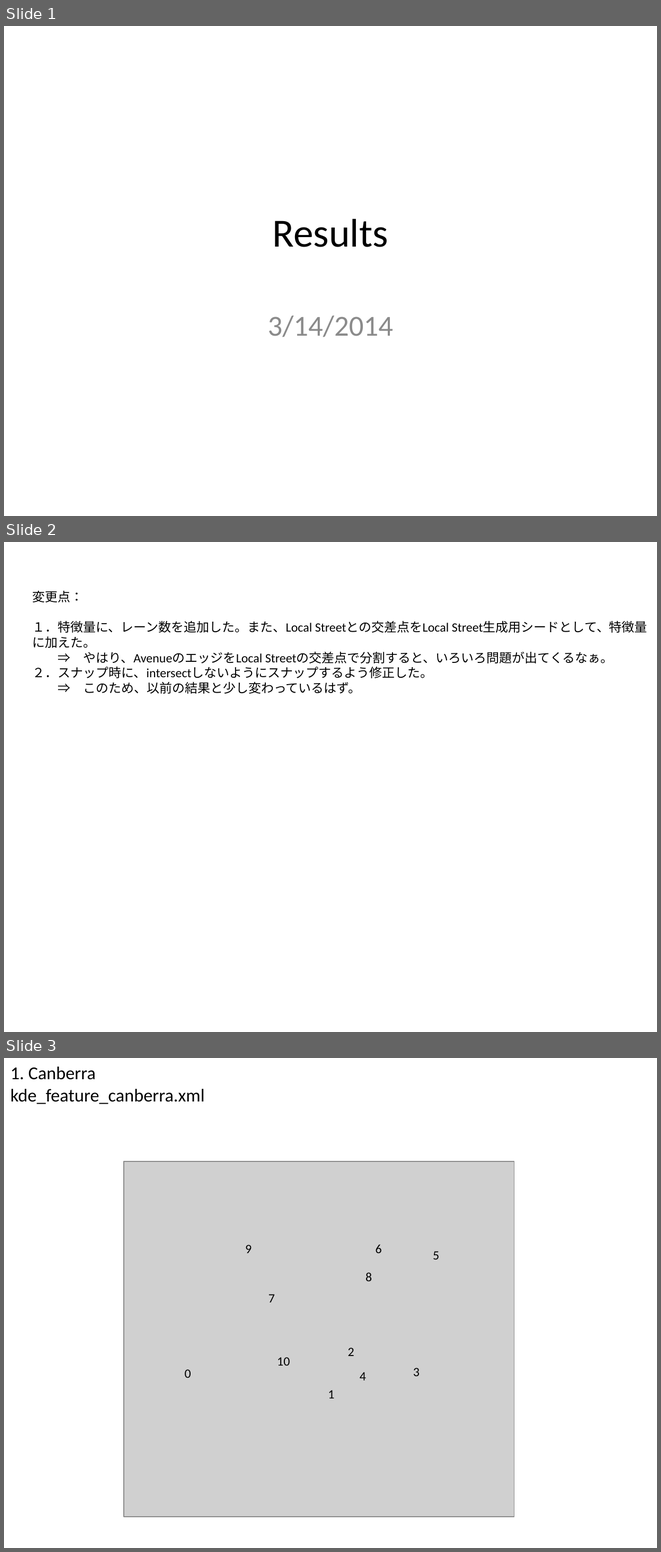
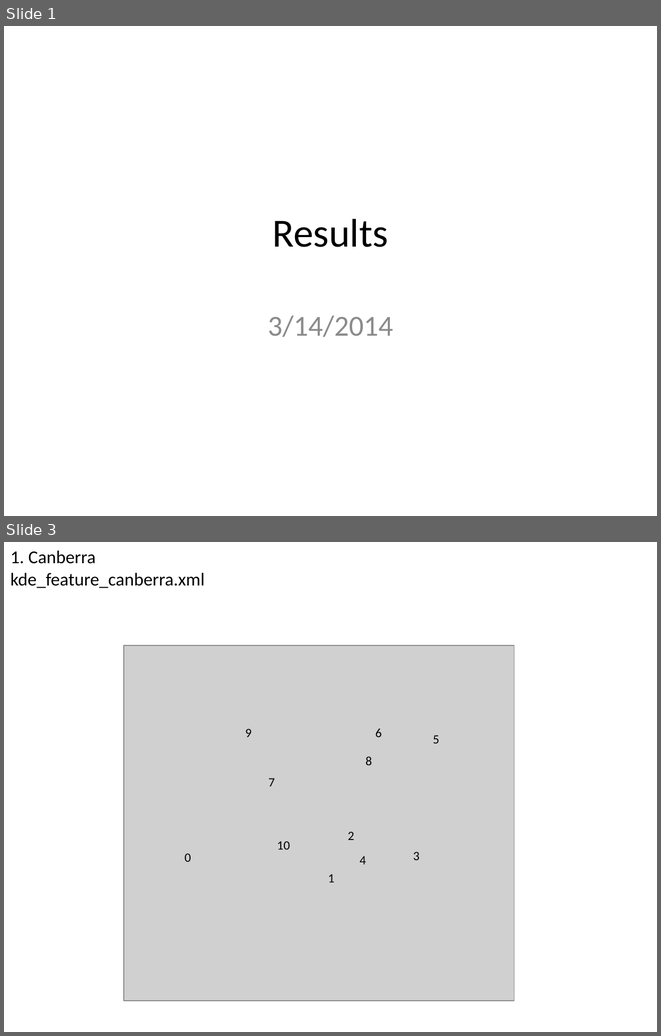
Before and after one commit to gnishida/StreetDesigner, a slide deck: doc/results_20140319/results_20140319.pptx. Shown one above the other, each under a label of ours: slides 1, 2 and 3 before the commit, slides 1 and 3 after it; the slides between them are not shown. The pictures are 661x1552 and 661x1036 pixels, drawn with LibreOffice and Linux fonts; fonts in the diff are those of the drawing; grey boxes stand for pictures. Boxes give left, top, right and bottom in pixels: in the first picture for what was removed or moved away, otherwise in the second. Text is boxed around its words. In the diff, an @@ line names an element or a change of style, - is before the commit and + after.

```diff
--- a/doc/results_20140319/results_20140319.pptx
+++ b/doc/results_20140319/results_20140319.pptx
@@ slide 2 removed at bbox=[4, 542, 657, 1032], background #FFFFFF @@
@@ text removed at bbox=[32, 591, 647, 694] @@
-変更点：
-１．特徴量に、レーン数を追加した。また、Local Streetとの交差点をLocal Street生成用シードとして、特徴量に加えた。
-⇒ やはり、AvenueのエッジをLocal Streetの交差点で分割すると、いろいろ問題が出てくるなぁ。
-２．スナップ時に、intersectしないようにスナップするよう修正した。
-⇒ このため、以前の結果と少し変わっているはず。
```
Also in this commit, not shown: 2 slides added, 3 other slides removed, 6 other files.
